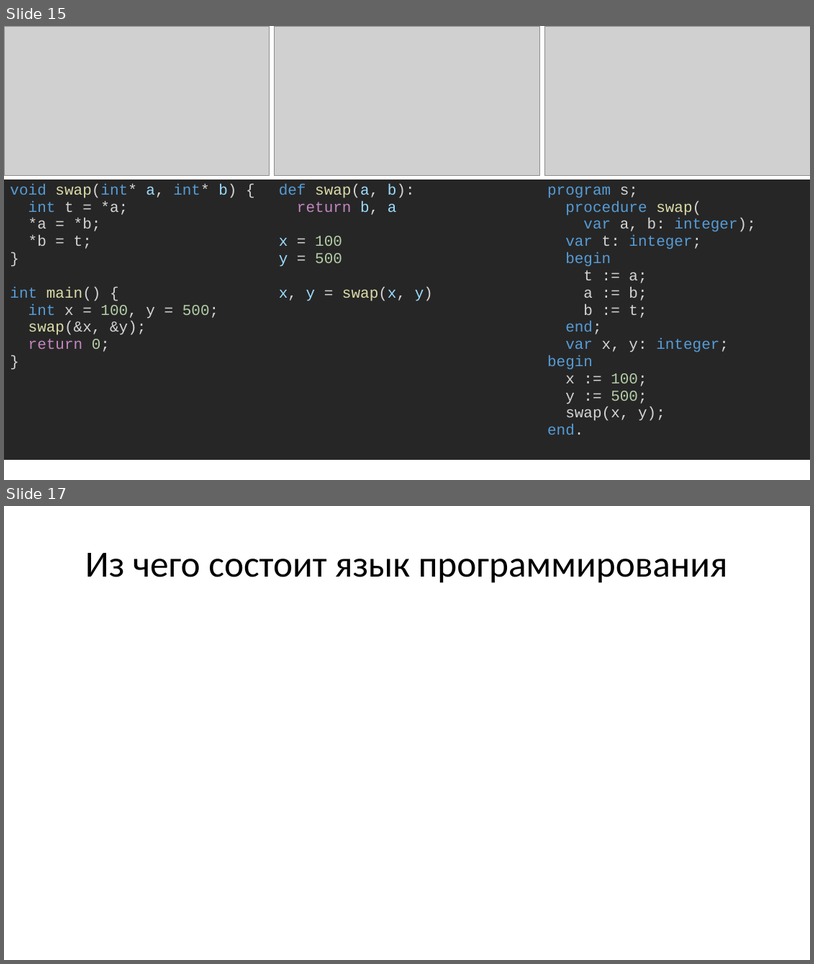
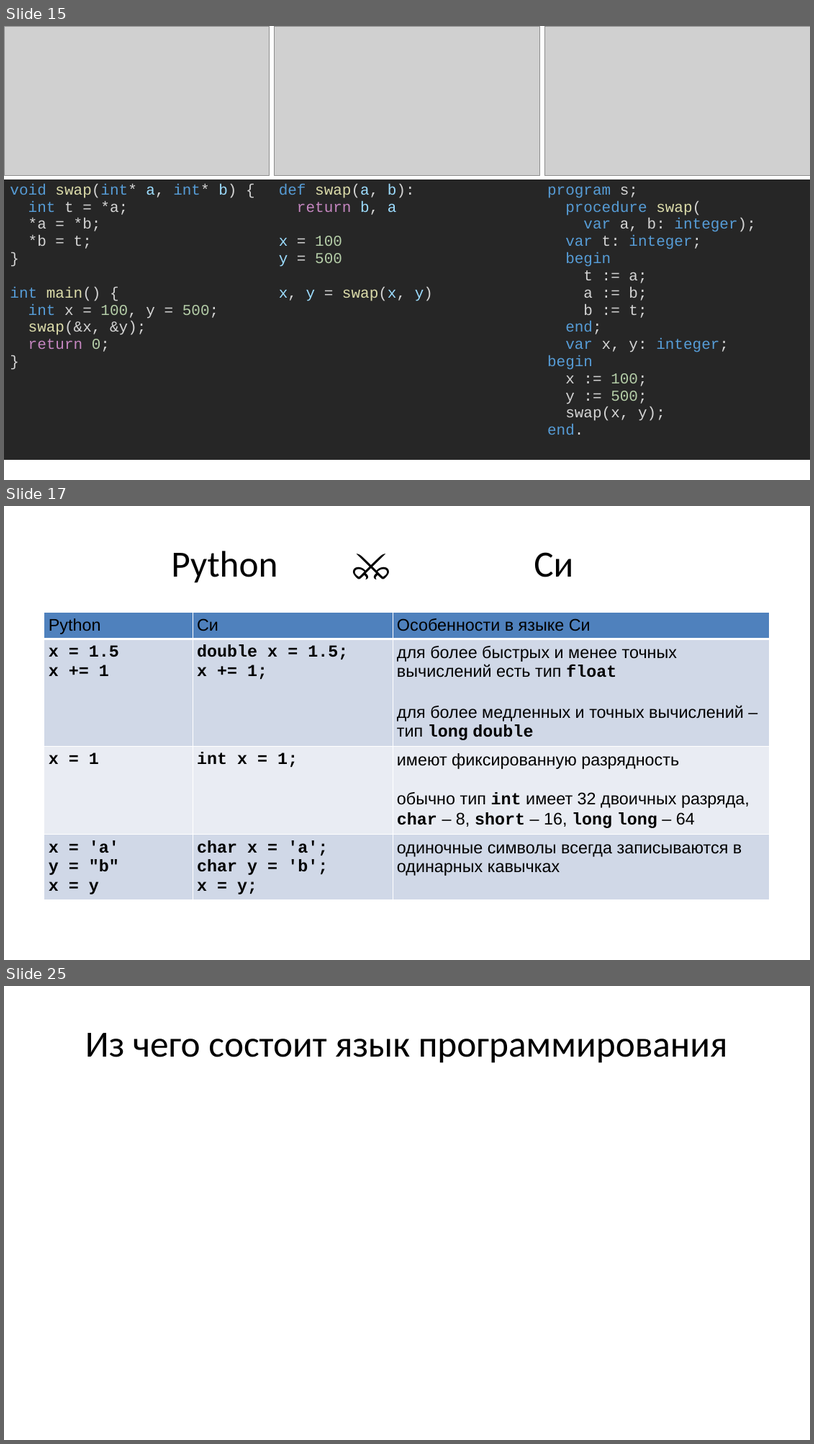
Before and after one commit to Evgueni-Petrov-aka-espetrov/Algorithms-and-Programming-in-C-pptx, a slide deck: 02.75 Лексика и концепции языка Си.pptx. Shown one above the other, each under a label of ours: slides 15 and 17 before the commit, slides 15, 17 and 25 after it; the slides between them are not shown. The pictures are 814x964 and 814x1444 pixels, drawn with LibreOffice and Linux fonts; fonts in the diff are those of the drawing; grey boxes stand for pictures. Boxes give left, top, right and bottom in pixels: in the first picture for what was removed or moved away, otherwise in the second. Text is boxed around its words. In the diff, an @@ line names an element or a change of style, - is before the commit and + after.

```diff
--- a/02.75 Лексика и концепции языка Си.pptx
+++ b/02.75 Лексика и концепции языка Си.pptx
@@ slide 17 added at [4, 506, 810, 960], background #FFFFFF @@
@@ title added at [171, 551, 574, 583], 44 pt, text #000000 @@
+Python ⚔️ Си
@@ table added at [44, 612, 771, 908], 4 rows, 3 columns @@
+Python | Си | Особенности в языке Си
+x = 1.5 / x += 1 | double x = 1.5; / x += 1; | для более быстрых и менее точных вычислений есть тип float / для более медленных и точных вычислений – тип long double
+x = 1 | int x = 1; | имеют фиксированную разрядность / обычно тип int имеет 32 двоичных разряда, char – 8, short – 16, long long – 64
+x = 'a' / y = "b" / x = y | char x = 'a'; / char y = 'b'; / x = y; | одиночные символы всегда записываются в одинарных кавычках
@@ what was slide 17 is now slide 25 @@
```
Also in this commit, not shown: 7 other slides added.
